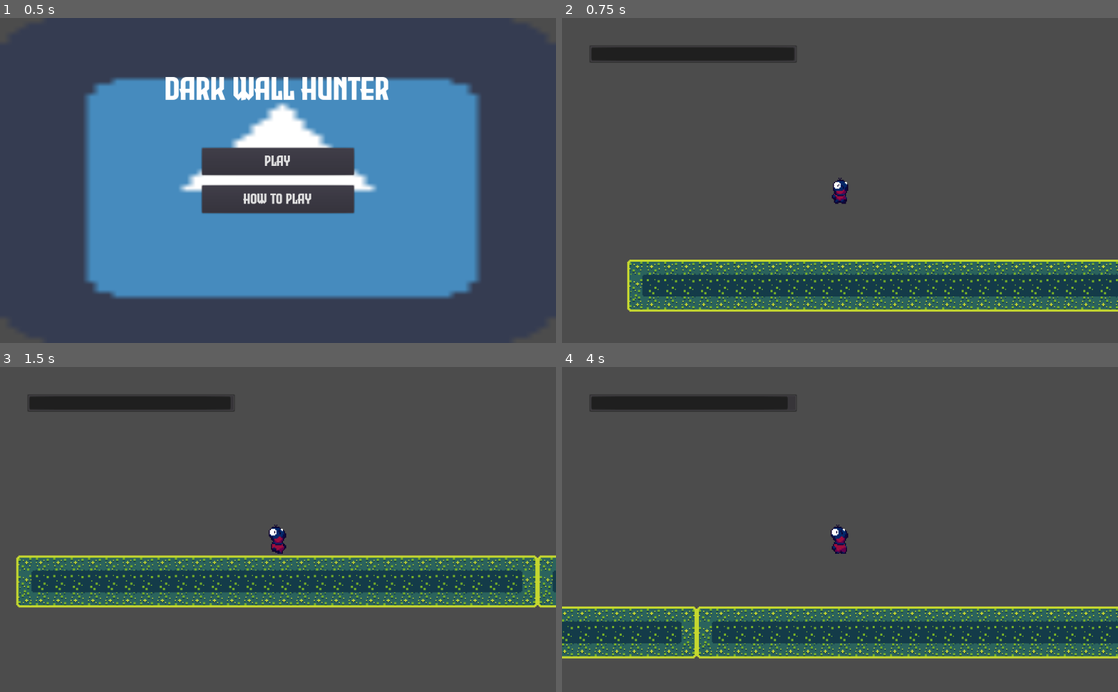
Above: before the commit, frames 1-4 (two rows, left to right).
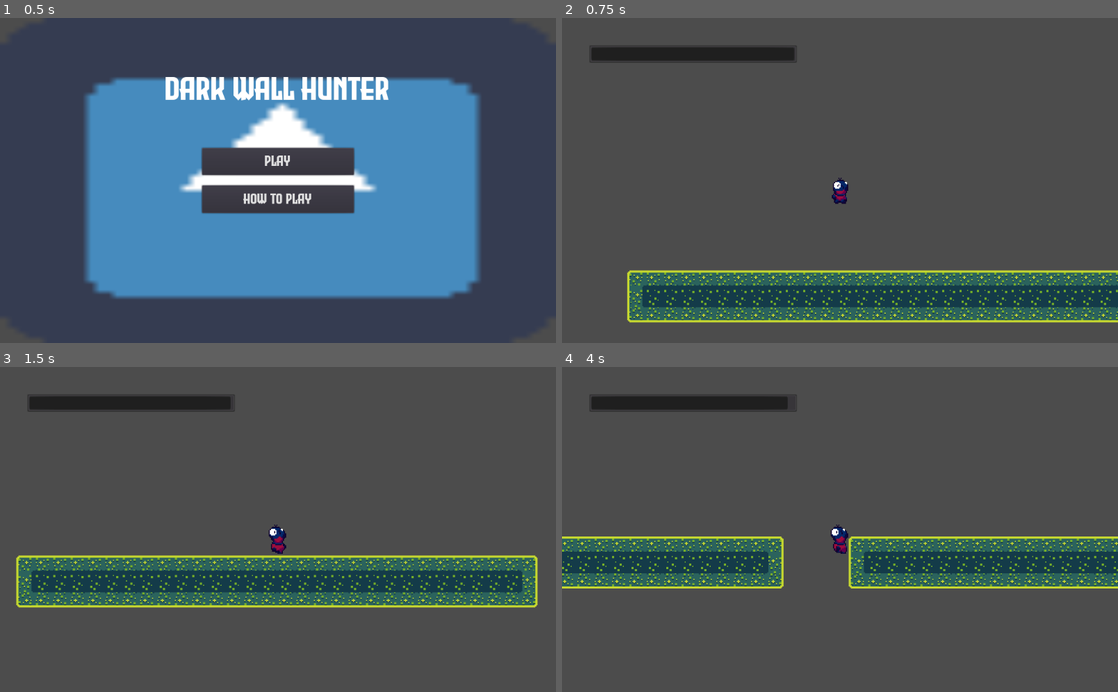
Above: after the commit, the same moments.

Repository: bosskab123/godot-wild-jam-36
Game: Godot game, scene res://scenes/uis/MainMenuUI.tscn
Same seed, same stepped clock (60 frames per second), same inputs: the game is played once before the commit and once after it. The engine's default icon, where the game draws it, is replaced by a stand-in: a white triangle on a blue panel in a dark square.
Inputs:
- Up to frame 1 (0.5 s): no input
- Up to frame 2 (0.75 s): click "Play" at 0.5 s
- Up to frame 3 (1.5 s): hold D (move_right) from 1.28 s (still down); tap Y (next_chunk) at 1.35 s
- Up to frame 4 (4 s): tap W (jump) at 1.52, 2.27, 3.77 s; release D (move_right) at 2.03 s; hold A (move_left) 2.03-2.78 s; tap T (previous_chunk) at 2.1, 3.6 s; hold D (move_right) from 2.78 s (still down); tap Y (next_chunk) at 2.85 s

Frame 1 is identical in both runs. In frame 2, 13% of the frame differs, in the area x 11-100%, y 74-94%; in frame 3, 0.5%; in frame 4, 30%, in the area x 0-100%, y 52-90%.

Commit message:
Add padding between chunks
PADDING_WIDTH, PADDING_LENGTH are stored in GlobalVars.gd

Diff:
--- a/scenes/MainGame.gd
+++ b/scenes/MainGame.gd
@@ -12,8 +12,8 @@
 func _ready():
 	# Setup SpawnPosition for each row
 	row_position_map[GlobalVars.ROWS_NUMBER-1].position.y = 0
-	for row in range(GlobalVars.ROWS_NUMBER-2,0):
-		row_position_map[row].position.y = row_position_map[row+1].position.y + GlobalVars.PADDING_WIDTH + GlobalVars.CHUNK_WIDTH
+	for row in range(GlobalVars.ROWS_NUMBER-2,-1,-1):
+		row_position_map[row].position.y = row_position_map[row+1].position.y + (GlobalVars.ROWS_NUMBER-1) * (GlobalVars.PADDING_WIDTH + GlobalVars.CHUNK_WIDTH)
 	# Setup available_chunks to be reposition later
 	for number in range(1,GlobalVars.CHUNKS_NUMBER+1):
 		available_chunks.append(number)
@@ -24,7 +24,7 @@
 	# Initialize 3 initial chunks to be the starting point
 	for block in range(3):
 		var initial_chunk_instance = GameManager.initial_chunk_scene.instance()
-		initial_chunk_instance.position.x = block * GlobalVars.CHUNK_LENGTH
+		initial_chunk_instance.position.x = block * (GlobalVars.CHUNK_LENGTH + GlobalVars.PADDING_LENGTH)
 		initial_chunk_instance.position.y = row_position_map[0].position.y
 		add_child(initial_chunk_instance)
 	# Add Deadwall at the origin
@@ -40,7 +40,7 @@
 	showing_chunk_number.append(chunk_number)
 	# Reposition the added chunk
 	for row in range(GlobalVars.ROWS_NUMBER):
-		GameManager.chunk_rows[row][chunk_number-1].position.x = total_chunk * GlobalVars.CHUNK_LENGTH
+		GameManager.chunk_rows[row][chunk_number-1].position.x = total_chunk * (GlobalVars.CHUNK_LENGTH + GlobalVars.PADDING_LENGTH)
 		GameManager.chunk_rows[row][chunk_number-1].position.y = row_position_map[row].position.y
 	# Increase the number of total chunk
 	total_chunk += 1
--- a/scenes/obstacles/Mud.tscn
+++ b/scenes/obstacles/Mud.tscn
@@ -7,7 +7,7 @@
 [ext_resource path="res://assets/sprites/dirt/mud-0.png" type="Texture" id=6]
 
 [sub_resource type="RectangleShape2D" id=1]
-extents = Vector2( 8, 2 )
+extents = Vector2( 8, 4 )
 
 [sub_resource type="SpriteFrames" id=2]
 animations = [ {
@@ -27,7 +27,7 @@
 script = ExtResource( 1 )
 
 [node name="CollisionShape2D" type="CollisionShape2D" parent="."]
-position = Vector2( 0, 6 )
+position = Vector2( 0, 4 )
 shape = SubResource( 1 )
 
 [node name="AnimatedSprite" type="AnimatedSprite" parent="."]
--- a/utiities/GlobalVars.gd
+++ b/utiities/GlobalVars.gd
@@ -5,7 +5,8 @@
 var BLOCK_SIZE: int = 16
 var CHUNK_WIDTH: int = 15 * BLOCK_SIZE
 var CHUNK_LENGTH: int = 30 * BLOCK_SIZE
-var PADDING_WIDTH: int = 60
+var PADDING_WIDTH: int = 10
+var PADDING_LENGTH: int = 60
 
 var GRAVITY: float = 10
 enum FACING {LEFT = -1, RIGHT = 1}
